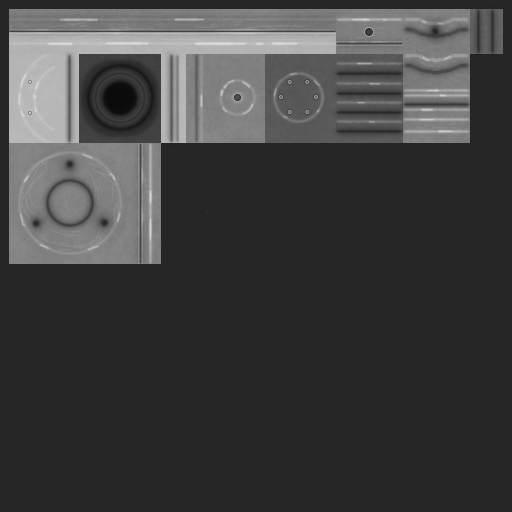
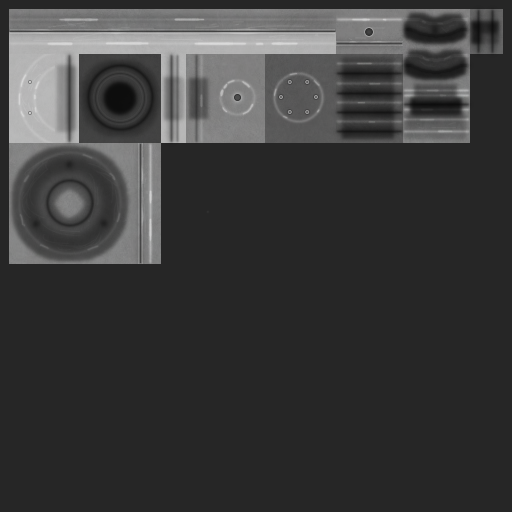
Comparing the layer stacks of the two 512 x 512 images. Changes:
renamed "baked ao 2" to "ao", opacity 60% → 80%, painted on it over [9, 9, 502, 264]
removed layer "baked ao 1" (was multiply, 60%) over [9, 10, 469, 264]
